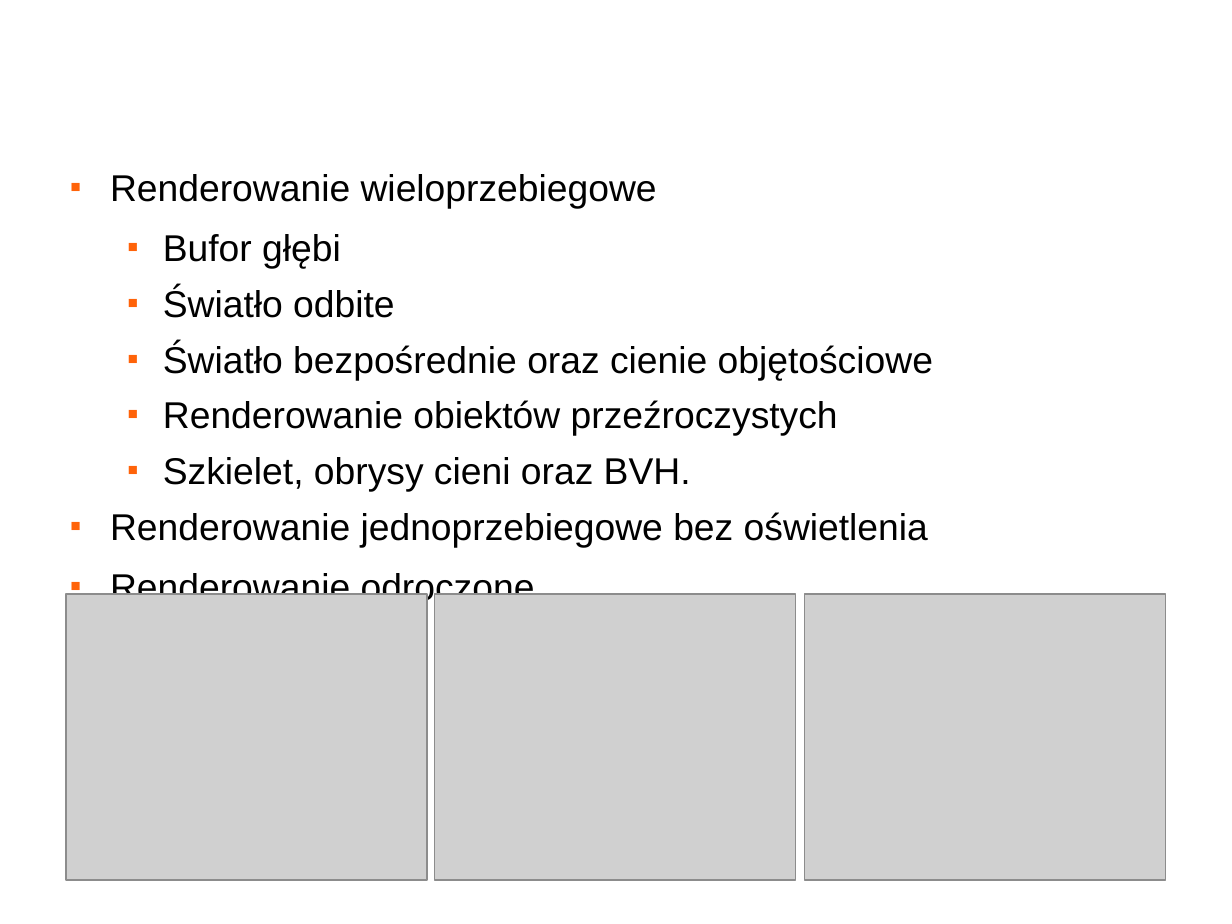
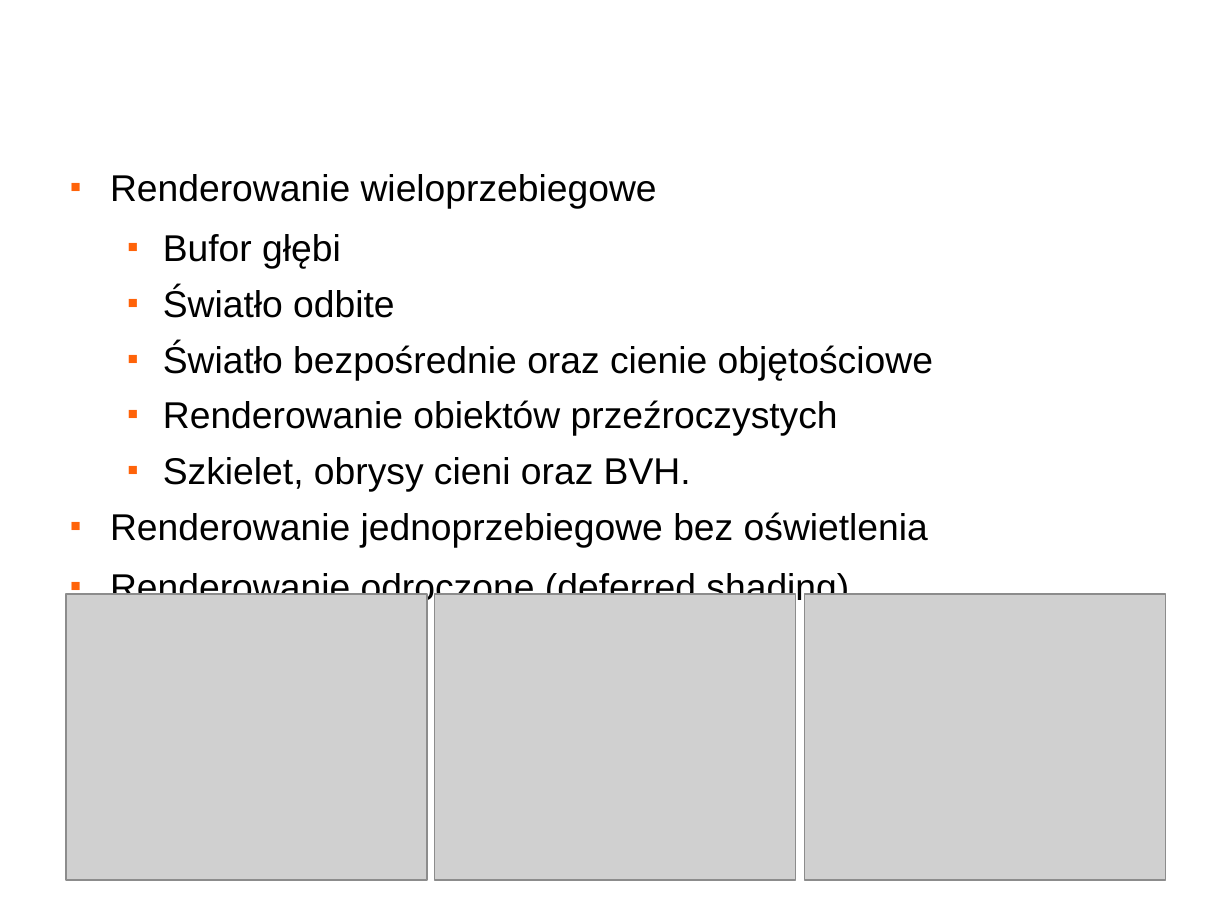
Before and after one commit to changtailiang/fighter3d-googlecode, a slide deck: slide 9 of Doc/obrona.odp. Drawn at 1232x924 pixels with LibreOffice and Linux fonts; fonts in the diff are those of the drawing; grey boxes stand for pictures; background and template pictures are left out. Boxes give left, top, right and bottom in pixels: in the first picture for what was removed or moved away, otherwise in the second. Text is boxed around its words. In the diff, an @@ line names an element or a change of style, - is before the commit and + after.

```diff
--- a/Doc/obrona.odp
+++ b/Doc/obrona.odp
@@ text at bbox=[110, 571, 849, 608]: text changed @@
-■ Renderowanie odroczone
+■ Renderowanie odroczone (deferred shading)
```
Also in this commit, not shown: 4 other slides changed, 5 other files.
